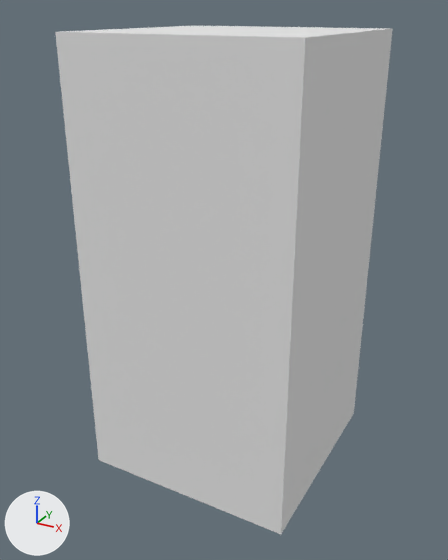
A saved change to the OBJ model project/resource/graphics/tile/models/14.obj.
Camera for both pictures: a 50 mm camera at (2.01, -3.82, 3.33) aimed at (-0.04, -0.09, 1.47). The lights are fixed; the arrows at lower left show +X, +Y and +Z. Where no turn or scale is listed for an object, it has been applied to the vertices. Vertices at the same position are counted once.

Names of what the first picture shows: 'Untitled'.
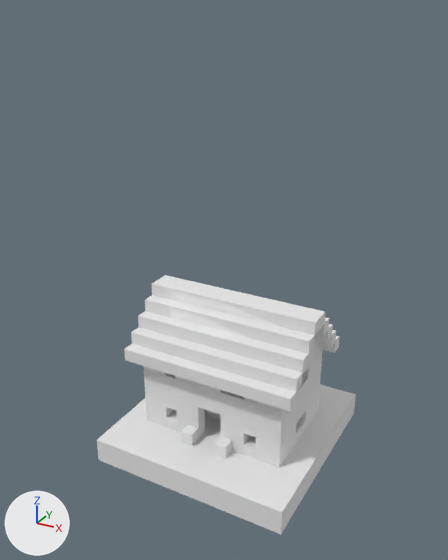
Pixel boxes [x1, y1, x2, y2] of what changed, in the pictures (448 x 560 px):
```json
{"object": "Untitled", "change": "reshaped", "before": [55, 26, 393, 534], "after": [97, 275, 356, 534], "on screen": "23% narrower, 49% shorter"}
{"part": 1, "of": "me_untitled", "change": "added", "after": [97, 275, 356, 534]}
{"part": 2, "of": "me_untitled", "change": "deleted", "before": [55, 26, 393, 523]}
```

Edits to the scene script, one JSON object a line:
```json
{"block": "me_untitled", "where": "# used by ob_untitled; location = (0.0, 0.0, 0.0)"}
{"op": "remove", "block": "me_untitled", "code": "me_untitled.from_pydata(...)  # 12 vertices, 20 faces; spans x -0.8..0.8, y -0.8..0.8, z 0.0..3.2"}
{"op": "add", "block": "me_untitled", "code": "me_untitled.from_pydata(...)  # 663 vertices, 1452 faces; spans x -0.8..0.8, y -0.8..0.8, z 0.0..1.3"}
{"block": "me_untitled", "change": "me_untitled part 1: 655 vertices added at x -0.8..0.8, y -0.8..0.8, z 0.1..1.3"}
{"block": "me_untitled", "change": "me_untitled part 2: 4 vertices removed from x -0.8..0.8, y -0.8..0.8, z 3.2"}
```
